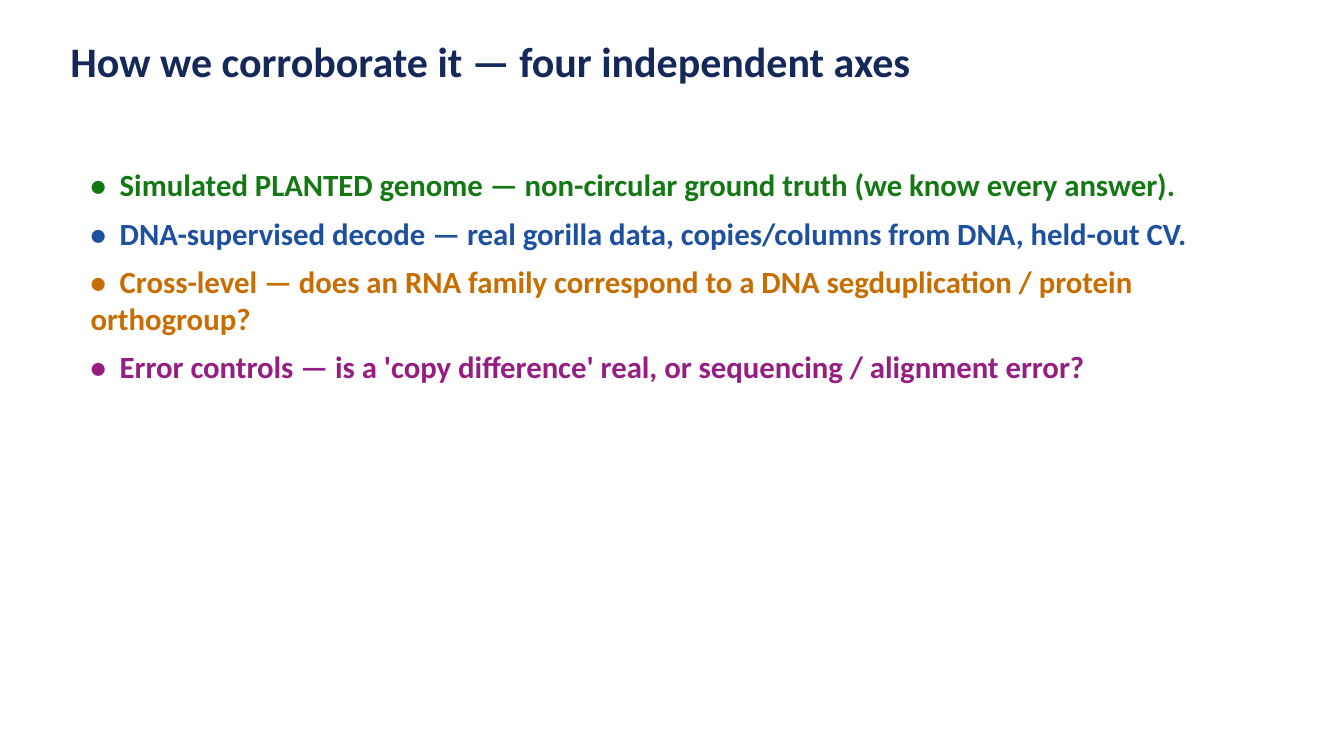
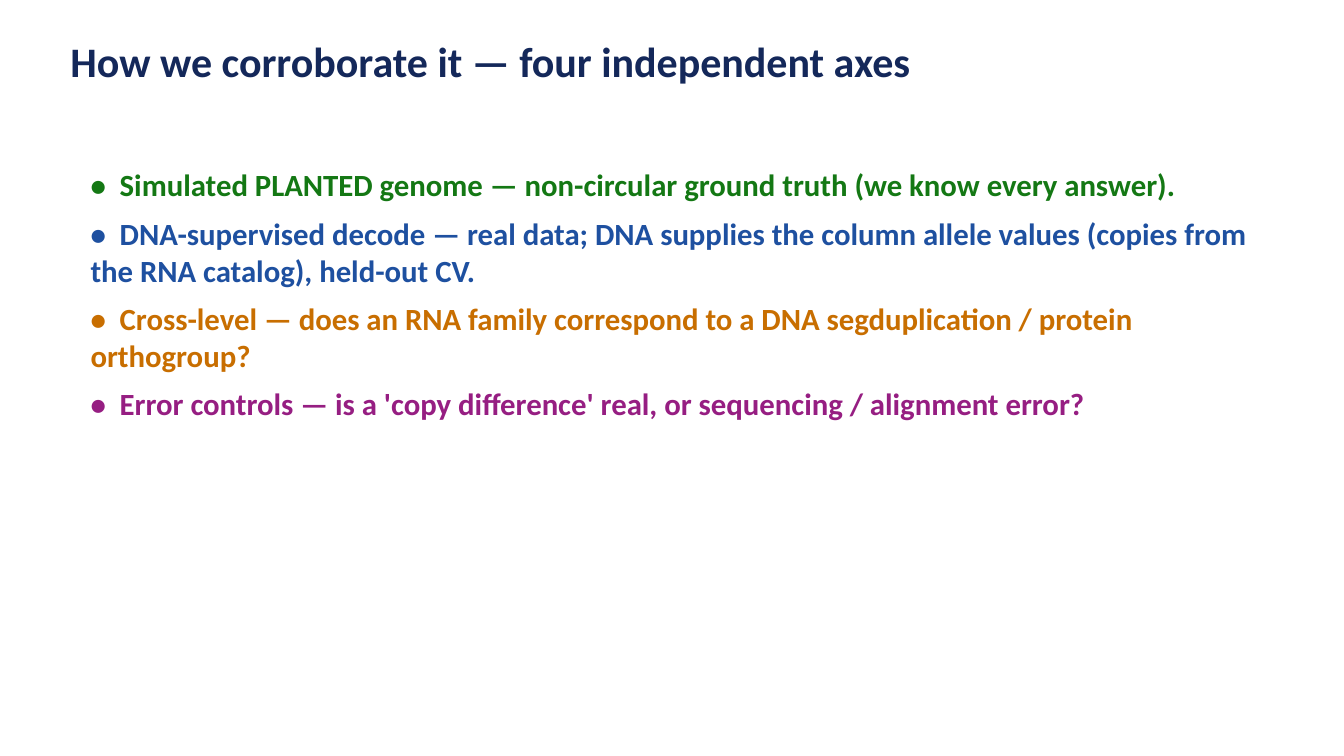
Before and after one commit to juanfraitu1/Rustle, a slide deck: slide 7 of bench/slides/multicopy_families.pptx. Drawn at 1344x756 pixels with LibreOffice and Linux fonts; fonts in the diff are those of the drawing. Boxes give left, top, right and bottom in pixels: in the first picture for what was removed or moved away, otherwise in the second. Text is boxed around its words. In the diff, an @@ line names an element or a change of style, - is before the commit and + after.

```diff
--- a/bench/slides/multicopy_families.pptx
+++ b/bench/slides/multicopy_families.pptx
@@ text at [91, 222, 1246, 288]: text changed @@
-• DNA-supervised decode — real gorilla data, copies/columns from DNA, held-out CV.
+• DNA-supervised decode — real data; DNA supplies the column allele values (copies from the RNA catalog), held-out CV.
```
Also in this commit, not shown: 7 other slides changed, 1 slide added, 4 other files.
